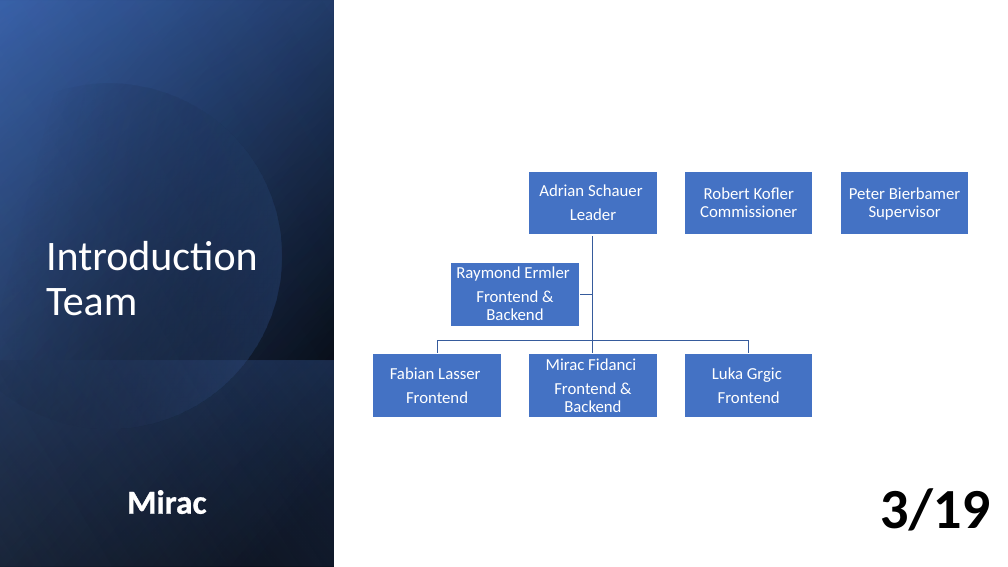
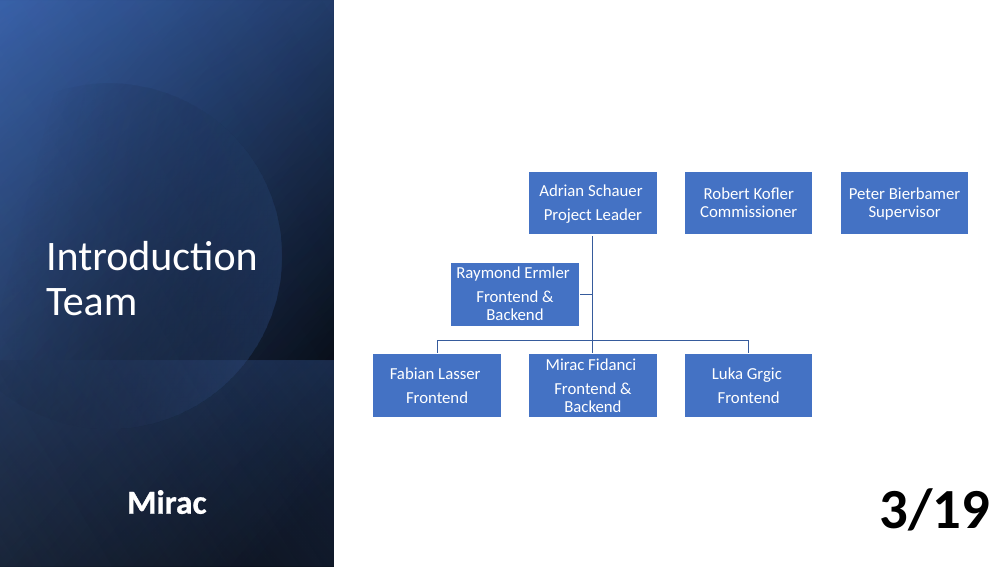
Before and after one commit to LuckyForce/ShareList, a slide deck: slide 3 of documents/T3-ShareList-Abschlusspräsentation_v1.0.pptx. Drawn at 1008x567 pixels with LibreOffice and Linux fonts; fonts in the diff are those of the drawing. Boxes give left, top, right and bottom in pixels: in the first picture for what was removed or moved away, otherwise in the second. Text is boxed around its words. In the diff, an @@ line names an element or a change of style, - is before the commit and + after.

```diff
--- a/documents/T3-ShareList-Abschlusspräsentation_v1.0.pptx
+++ b/documents/T3-ShareList-Abschlusspräsentation_v1.0.pptx
@@ text at [544, 208, 642, 223]: text changed @@
-Leader
+Project Leader
```
Also in this commit, not shown: 5 other slides changed, 1 other file.
